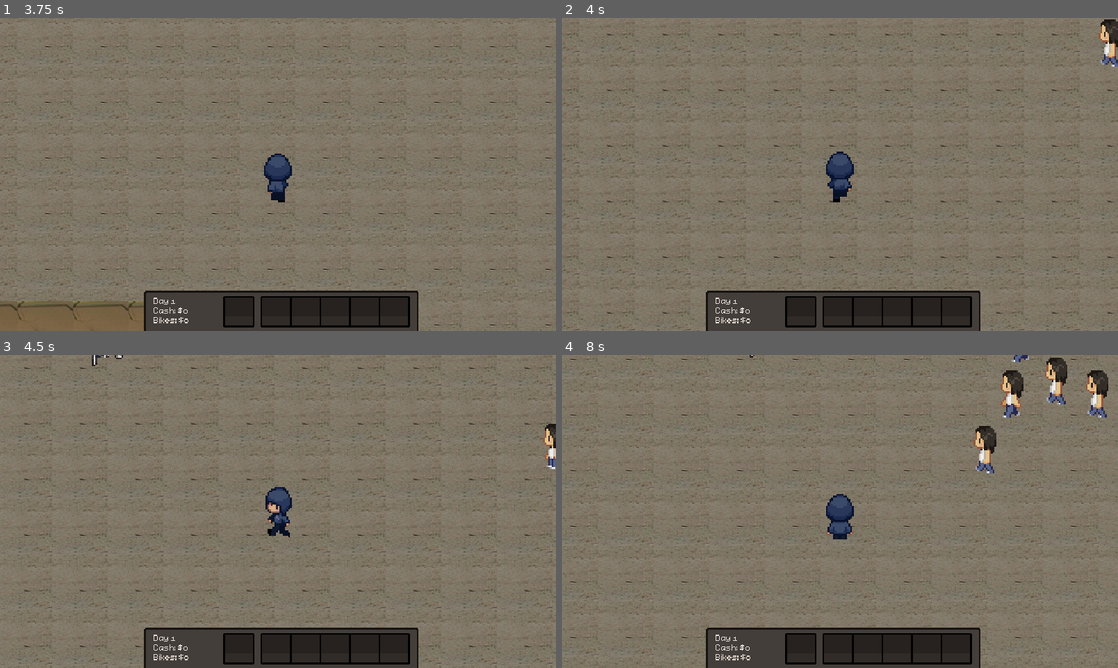
Above: before the commit, frames 1-4 (two rows, left to right).
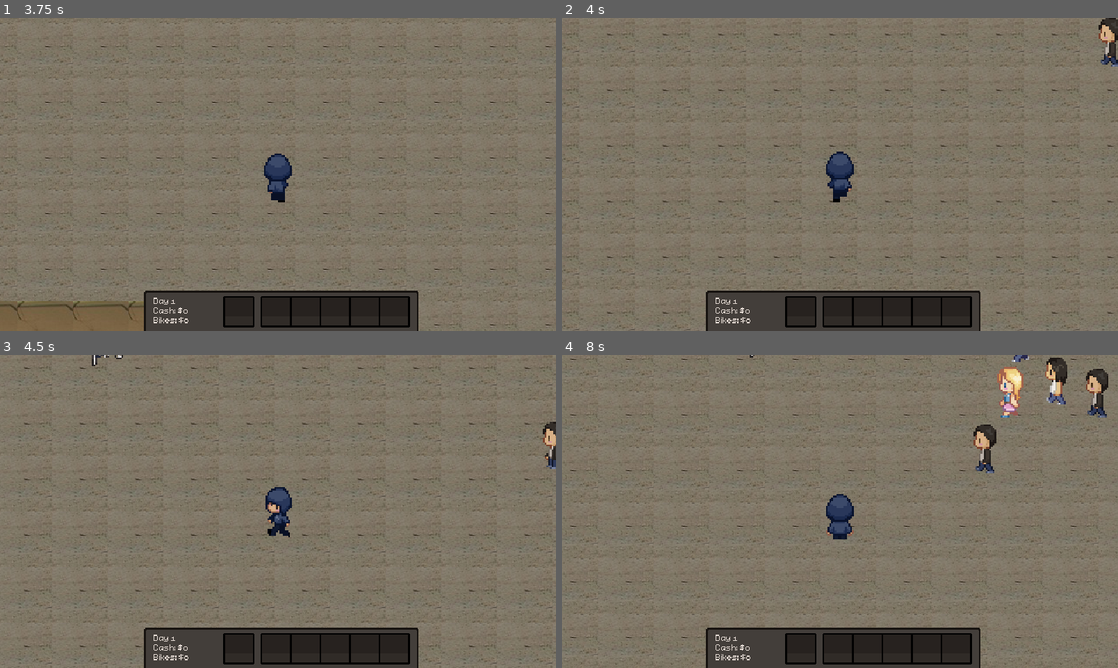
Above: after the commit, the same moments.

Repository: nithinsenthil/UCDBTS
Game: Godot game, scene res://Scenes/title.tscn
Same seed, same stepped clock (60 frames per second), same inputs: the game is played once before the commit and once after it. The engine's default icon, where the game draws it, is replaced by a stand-in: a white triangle on a blue panel in a dark square.
Inputs (mouse positions are in pixels of both pictures, inside the frame that each line leads up to):
- Up to frame 1 (3.75 s): click (278, 177) at 0.5 s; move the mouse to (400, 158) at 1.27 s; hold D (Right) 1.28-2.03 s; tap one key every 0.75 s from 1.35 s: L (BikeMinigameEnd) K (BikeMinigameStart) P (CameraControlsOff) O (CameraControlsOn); move the mouse to (166, 190) at 2.02 s; hold S (Down) 2.03-2.78 s; move the mouse to (333, 105) at 2.77 s; hold D (Right) 2.78-3.53 s; move the mouse to (250, 237) at 3.52 s; hold W (Up) from 3.53 s (still down)
- Up to frame 2 (4 s): keep holding W (Up)
- Up to frame 3 (4.5 s): move the mouse to (444, 558) at 4.27 s; release W (Up) at 4.28 s; hold A (Left) from 4.28 s (still down); hold F (Interact) from 4.28 s (still down)
- Up to frame 4 (8 s): move the mouse to (673, 464) at 5.02 s; release F (Interact) at 5.03 s; right-click (673, 464) at 5.1 s; move the mouse to (867, 511) at 5.77 s; release A (Left) at 5.78 s; hold S (Down) 5.78-6.53 s; tap L (BikeMinigameEnd) at 5.85 s; move the mouse to (756, 433) at 6.52 s; hold D (Right) 6.53-7.28 s; tap K (BikeMinigameStart) at 6.6 s; move the mouse to (962, 495) at 7.27 s; hold W (Up) from 7.28 s (still down); tap P (CameraControlsOff) at 7.35 s

Frame 1 is identical in both runs. In frame 2, 0.3% of the frame differs, in the area x 96-100%, y 0-16%; in frame 3, 0.2%; in frame 4, 1.1%, in the area x 74-99%, y 3-38%.

Commit message:
Randomize NPC sprites

Diff:
--- a/ucdbts/Scenes/npc.tscn
+++ b/ucdbts/Scenes/npc.tscn
@@ -2,7 +2,7 @@
 
 [ext_resource type="Script" uid="uid://ulol4fu7adlv" path="res://Scripts/Player/character.gd" id="1_h1ryf"]
 [ext_resource type="Script" uid="uid://dtlqrpn7k58m4" path="res://Scripts/NPC/locomotion.gd" id="3_g6unj"]
-[ext_resource type="Script" uid="uid://d4d2vwu4r6l4k" path="res://Scripts/NPC/npc_facing.gd" id="4_a6nw3"]
+[ext_resource type="Script" uid="uid://d4d2vwu4r6l4k" path="res://Scripts/NPC/npc_sprite.gd" id="4_a6nw3"]
 [ext_resource type="Script" uid="uid://bi4lqjsd3hba8" path="res://Scripts/NPC/status_sprite.gd" id="4_qi7up"]
 [ext_resource type="Script" uid="uid://b5v770dhitjku" path="res://Scripts/NPC/eyes.gd" id="5_1ig1v"]
 [ext_resource type="Script" uid="uid://cshv1xwljksjt" path="res://Scripts/NPC/ears.gd" id="6_6atyd"]
@@ -16,23 +16,6 @@
 
 [sub_resource type="LabelSettings" id="LabelSettings_8gudg"]
 font_size = 10
-
-[sub_resource type="Animation" id="Animation_f10bm"]
-resource_name = "idle_front"
-length = 0.8
-loop_mode = 1
-tracks/0/type = "value"
-tracks/0/imported = false
-tracks/0/enabled = true
-tracks/0/path = NodePath("Sprite2D:frame")
-tracks/0/interp = 1
-tracks/0/loop_wrap = true
-tracks/0/keys = {
-"times": PackedFloat32Array(0, 0.2, 0.4, 0.6),
-"transitions": PackedFloat32Array(1, 1, 1, 1),
-"update": 1,
-"values": [0, 1, 2, 3]
-}
 
 [sub_resource type="Animation" id="Animation_jcef7"]
 length = 0.001
@@ -54,6 +37,23 @@
 "values": [8, 9, 10, 11]
 }
 
+[sub_resource type="Animation" id="Animation_f10bm"]
+resource_name = "idle_front"
+length = 0.8
+loop_mode = 1
+tracks/0/type = "value"
+tracks/0/imported = false
+tracks/0/enabled = true
+tracks/0/path = NodePath("Sprite2D:frame")
+tracks/0/interp = 1
+tracks/0/loop_wrap = true
+tracks/0/keys = {
+"times": PackedFloat32Array(0, 0.2, 0.4, 0.6),
+"transitions": PackedFloat32Array(1, 1, 1, 1),
+"update": 1,
+"values": [0, 1, 2, 3]
+}
+
 [sub_resource type="Animation" id="Animation_y54i2"]
 resource_name = "idle_side"
 length = 0.8
@@ -69,6 +69,23 @@
 "transitions": PackedFloat32Array(1, 1, 1, 1),
 "update": 1,
 "values": [4, 5, 6, 7]
+}
+
+[sub_resource type="Animation" id="Animation_letlb"]
+resource_name = "walk_back"
+length = 0.8
+loop_mode = 1
+tracks/0/type = "value"
+tracks/0/imported = false
+tracks/0/enabled = true
+tracks/0/path = NodePath("Sprite2D:frame")
+tracks/0/interp = 1
+tracks/0/loop_wrap = true
+tracks/0/keys = {
+"times": PackedFloat32Array(0, 0.2, 0.4, 0.6),
+"transitions": PackedFloat32Array(1, 1, 1, 1),
+"update": 1,
+"values": [20, 21, 22, 23]
 }
 
 [sub_resource type="Animation" id="Animation_b4syp"]
@@ -103,23 +120,6 @@
 "transitions": PackedFloat32Array(1, 1, 1, 1),
 "update": 1,
 "values": [16, 17, 18, 19]
-}
-
-[sub_resource type="Animation" id="Animation_letlb"]
-resource_name = "walk_back"
-length = 0.8
-loop_mode = 1
-tracks/0/type = "value"
-tracks/0/imported = false
-tracks/0/enabled = true
-tracks/0/path = NodePath("Sprite2D:frame")
-tracks/0/interp = 1
-tracks/0/loop_wrap = true
-tracks/0/keys = {
-"times": PackedFloat32Array(0, 0.2, 0.4, 0.6),
-"transitions": PackedFloat32Array(1, 1, 1, 1),
-"update": 1,
-"values": [20, 21, 22, 23]
 }
 
 [sub_resource type="AnimationLibrary" id="AnimationLibrary_mc8fj"]
--- a/ucdbts/Scripts/NPC/locomotion.gd
+++ b/ucdbts/Scripts/NPC/locomotion.gd
@@ -71,7 +71,7 @@
 		elif safe_velocity.y > 0:
 			facing = Character.Facing.DOWN
 
-	var animation : NPCFacing = get_node("../Sprite2D")
+	var animation : NPCSprite = get_node("../Sprite2D")
 	animation._on_sprite_change(
 		facing,
 		Character.Action.IDLE \
--- a/ucdbts/Scripts/NPC/npc_facing.gd
+++ b/ucdbts/Scripts/NPC/npc_sprite.gd
@@ -1,4 +1,4 @@
-class_name NPCFacing
+class_name NPCSprite
 extends Sprite2D
 
 @onready var animation_player = $AnimationPlayer
@@ -21,6 +21,12 @@
 	Character.Action.RUN: "run",
 }
 
+const num_spritesheets = 5
+
+
+func _ready() -> void:
+	set_spritesheet(randi() % num_spritesheets + 1)
+
 
 func _on_sprite_change(facing: Character.Facing, action: Character.Action) -> void:
 	if (facing == Character.Facing.RIGHT
@@ -30,3 +36,7 @@
 	else:
 		flip_h = false
 	animation_player.play(action_strings[action] + "_" + direction_strings[facing])
+
+
+func set_spritesheet(npc_index: int) -> void:
+	texture = load("res://Assets/character/npc%d_sheet.png" % [npc_index])
Binary file removed: ucdbts/Assets/character/idle_template.png
Not shown, removed: ucdbts/Assets/character/idle_template.png.import
Binary file removed: ucdbts/Assets/character/npc1_idle.png
Binary file removed: ucdbts/Assets/character/npc1_walk.png
Not shown, removed: ucdbts/Assets/character/npc1_walk.png.import
Binary file removed: ucdbts/Assets/character/npc2_idle.png
Not shown, removed: ucdbts/Assets/character/npc2_idle.png.import
Binary file added: ucdbts/Assets/character/npc2_sheet.png
Not shown, changed: ucdbts/Assets/character/npc2_sheet.png.import
Binary file removed: ucdbts/Assets/character/npc2_walk.png
Not shown, removed: ucdbts/Assets/character/npc2_walk.png.import
Binary file removed: ucdbts/Assets/character/npc3_idle.png
(and 19 more such lines)
